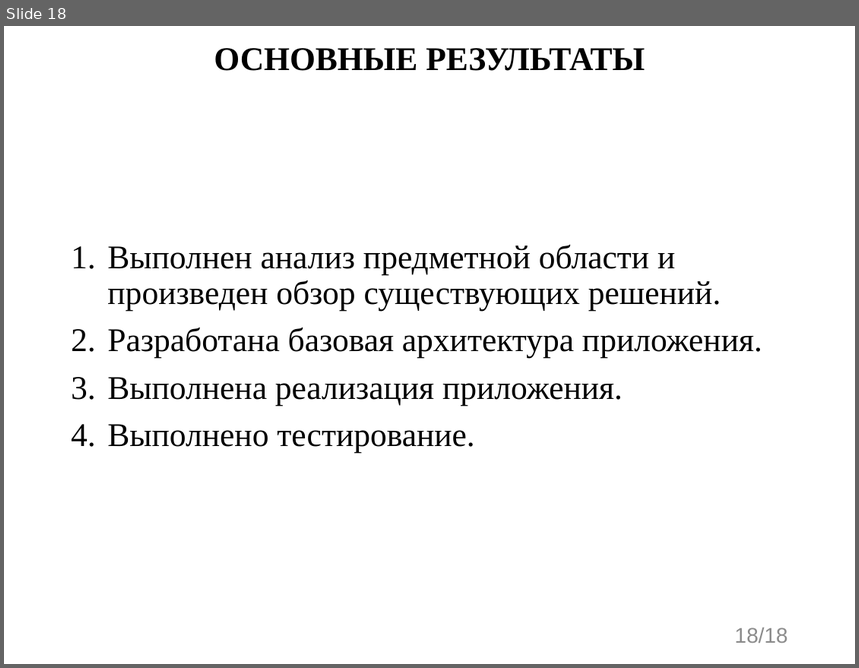
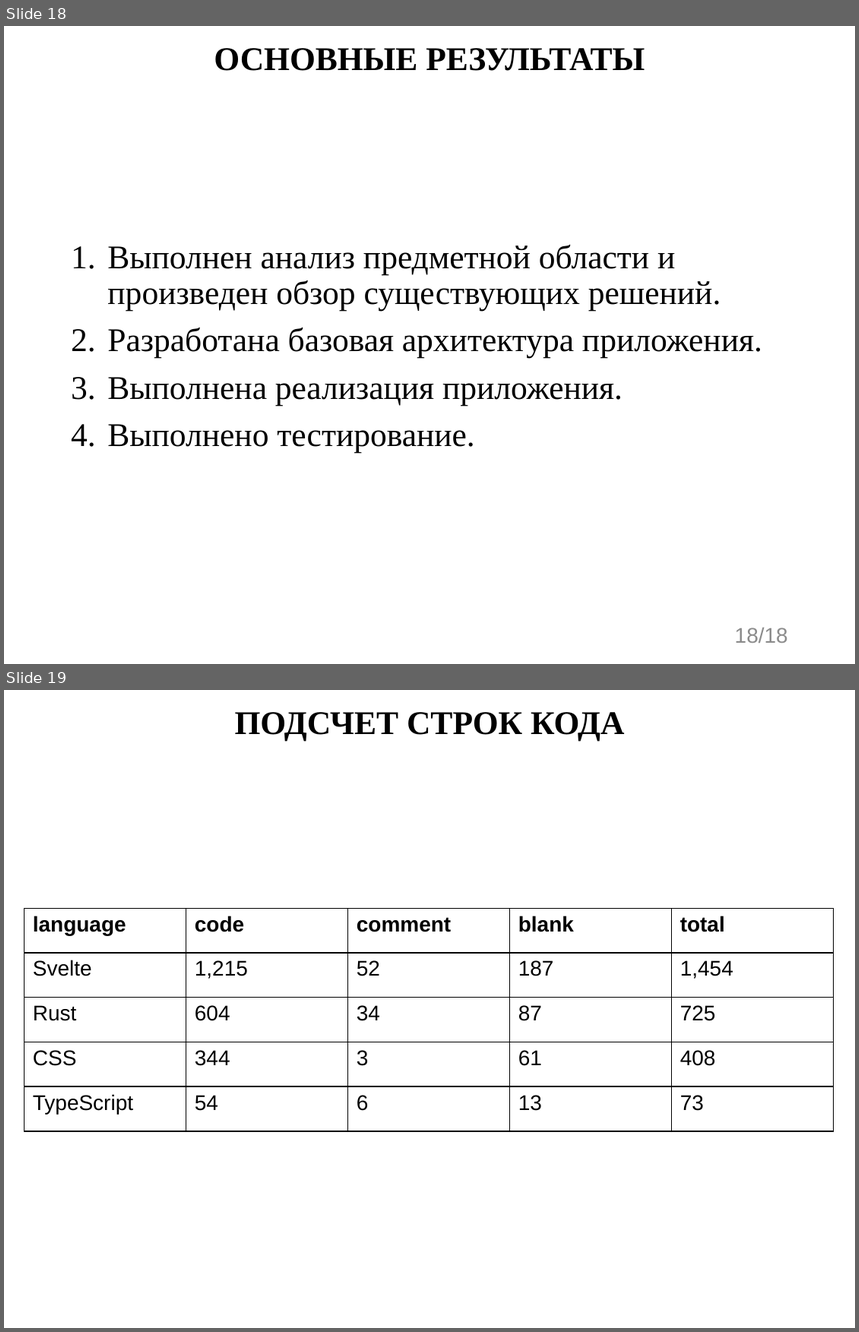
Before and after one commit to evgenkot/uav-route-calculation, a slide deck: doc/Raschupkin_EV_UAV_Route_Planning.pptx. Shown one above the other, each under a label of ours: slide 18 before the commit, slides 18 and 19 after it. The pictures are 859x668 and 859x1332 pixels, drawn with LibreOffice and Linux fonts; fonts in the diff are those of the drawing. Boxes give left, top, right and bottom in pixels: in the first picture for what was removed or moved away, otherwise in the second. Text is boxed around its words. In the diff, an @@ line names an element or a change of style, - is before the commit and + after.

Commit message:
ppt change con

```diff
--- a/doc/Raschupkin_EV_UAV_Route_Planning.pptx
+++ b/doc/Raschupkin_EV_UAV_Route_Planning.pptx
@@ slide 19 added at (4,690,855,1328), background #FFFFFF @@
@@ title added at (235,712,625,740), 28 pt, text #000000, bold @@
+ПОДСЧЕТ СТРОК КОДА
@@ table added at (25,908,833,1132), 5 rows, 5 columns @@
+language | code | comment | blank | total
+Svelte | 1,215 | 52 | 187 | 1,454
+Rust | 604 | 34 | 87 | 725
+CSS | 344 | 3 | 61 | 408
+TypeScript | 54 | 6 | 13 | 73
```
Also in this commit, not shown: 1 other file.
